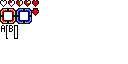
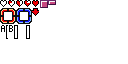
Revision of a layered 128×64 image; what changed, layer by layer:
added layer "hotbarboth" above "hotbarend" over box(26, 25, 30, 39)
added layer "border morethanhalf" above "border" over box(48, 0, 56, 5)
added layer "border" above "hearts" over box(40, 0, 48, 8)
